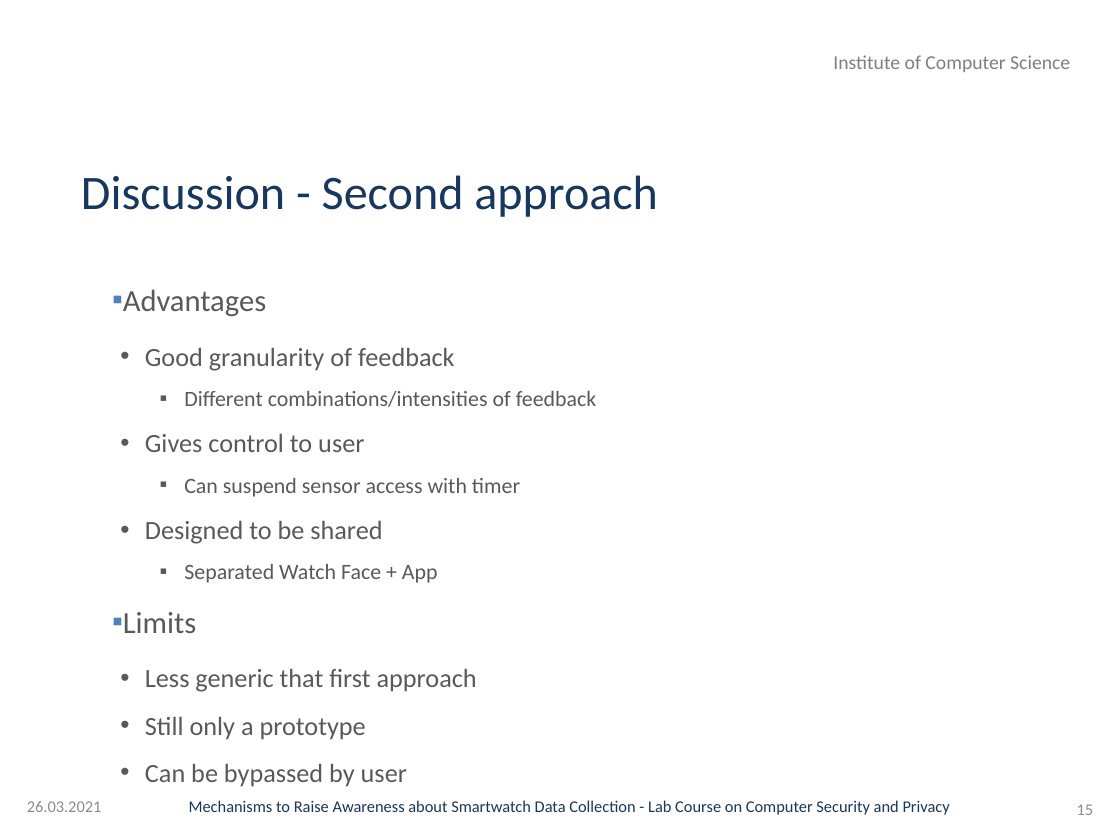
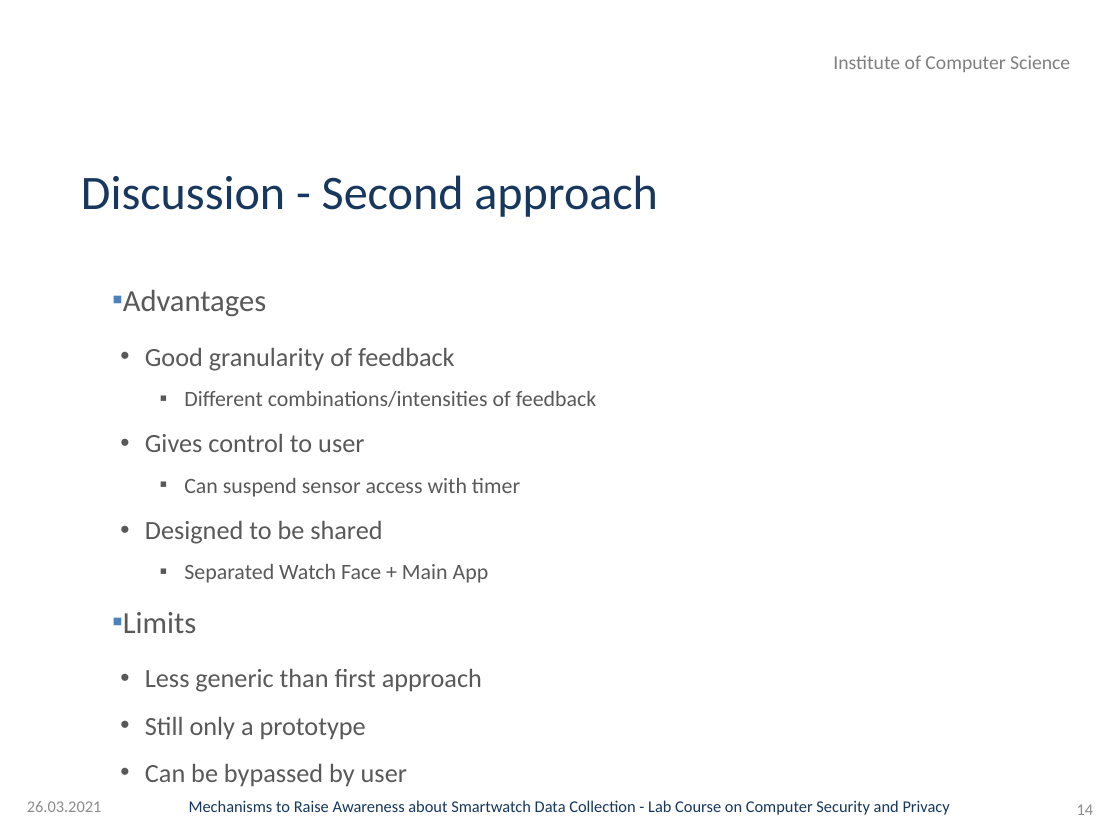
Before and after one commit to GAUG-Contributions/Practical_Course_Computer_Security_and_Privacy, a slide deck: slide 14 of Presentation/Presentation.pptx (slide 15 before the commit). Drawn at 1120x840 pixels with LibreOffice and Linux fonts; fonts in the diff are those of the drawing; background and template pictures are left out. Boxes give left, top, right and bottom in pixels: in the first picture for what was removed or moved away, otherwise in the second. Text is boxed around its words. In the diff, an @@ line names an element or a change of style, - is before the commit and + after.

```diff
--- a/Presentation/Presentation.pptx
+++ b/Presentation/Presentation.pptx
@@ text at (x1=184, y1=564, x2=489, y2=583): text changed @@
-    ▪ Separated Watch Face + App
+    ▪ Separated Watch Face + Main App
@@ text at (x1=145, y1=669, x2=482, y2=692): text changed @@
-  • Less generic that first approach
+  • Less generic than first approach
@@ page number at (x1=1077, y1=804, x2=1094, y2=815): text changed @@
-15
+14
```
Also in this commit, not shown: 7 other slides changed, 1 slide added, 2 slides removed.
